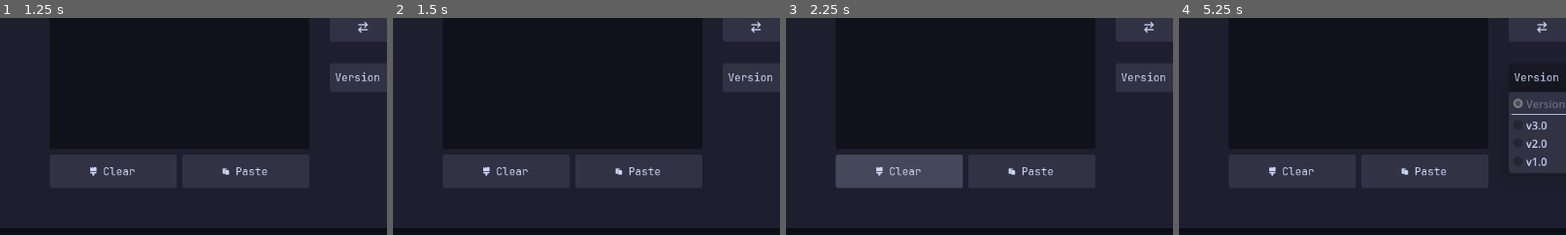
Above: before the commit, frames 1-4 (left to right).
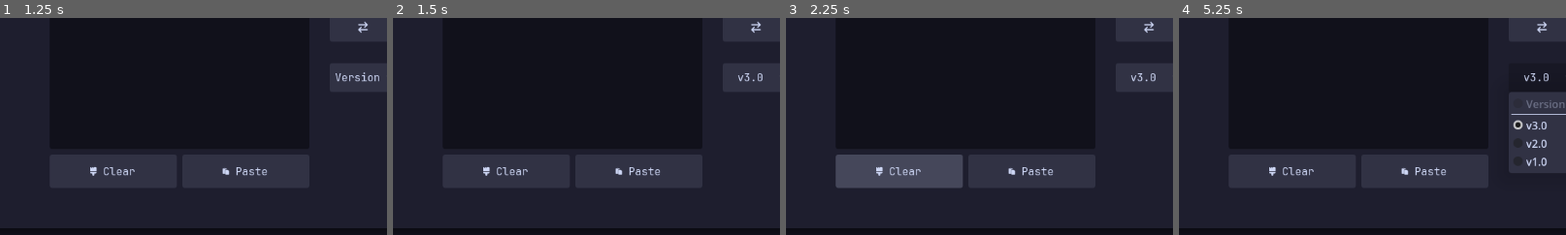
Above: after the commit, the same moments.

Repository: LaChaussetteGauche/UniCypherCode
Game: Godot game, scene res://Desktop/Scenes/control_desktop.tscn
Two runs of this game, one before a commit and one after it. Both use one fixed random seed, a clock stepped at 60 frames per second and the inputs below.
Inputs (mouse positions are % of the whole screen's width and height, from its top left):
- Up to frame 1 (1.25 s): click (26, 48) at 0.52 s; type "Alex" at 0.6 s; click (50, 41) at 0.75 s; type "12" at 0.83 s
- Up to frame 2 (1.5 s): click "" at 1.25 s
- Up to frame 3 (2.25 s): click " Clear" at 2 s
- Up to frame 4 (5.25 s): click (26, 48) at 2.77 s; type "Alex" at 2.85 s; click " Paste" at 3.5 s; click "Offset" at 4.25 s; click "Version" (after the commit: "v3.0") at 5 s
The pictures show only the part of the screen within x 3-53%, y 50-100%; the shares and areas given below are measured in that part.

Frame 1 is identical in both runs. In frame 2, 0.2% of the frame differs, in the area x 86-98%, y 25-30%; in frame 3, 0.2%; in frame 4, 0.4%, in the area x 86-98%, y 25-52%.

Commit message:
Bug fixes

Diff:
--- a/Desktop/Scripts/control_desktop.gd
+++ b/Desktop/Scripts/control_desktop.gd
@@ -29,15 +29,19 @@
 			set_background_color(Color.hex(0x11111bff))
 
 # Alterne entre encode et decode et passe l'output de l'un dans l'input de l'autre
-func switch(value: String) -> void:
+func switch(value: String, version: int = 0) -> void:
 	if encode.visible:
 		decode.show()
 		decode.text_edit.release_focus()
+		if version > 0:
+			decode.set_version(version)
 		if value != "":
 			decode.set_value(value)
 	else:
 		encode.show()
 		encode.text_edit.release_focus()
+		if version > 0:
+			encode.set_version(version)
 		if value != "":
 			encode.set_value(value)
 
--- a/Desktop/Scripts/decode_desktop.gd
+++ b/Desktop/Scripts/decode_desktop.gd
@@ -1,8 +1,9 @@
 extends Control
 class_name Decode
 
+@onready var text_edit: TextEdit = $MarginContainer/HBoxContainer/VBoxContainer/TextEdit
 @onready var offset_button: Button = $MarginContainer/HBoxContainer/VBoxContainer3/OffsetButton
-@onready var text_edit: TextEdit = $MarginContainer/HBoxContainer/VBoxContainer/TextEdit
+@onready var option_button: OptionButton = $MarginContainer/HBoxContainer/VBoxContainer3/OptionButton
 @onready var label: Label = $MarginContainer/HBoxContainer/VBoxContainer2/ScrollContainer/Label
 
 var has_error := false
@@ -35,6 +36,23 @@
 	text_edit.text = value
 	_on_text_edit_text_changed()
 
+# Actualise la version demandée
+func set_version(ver: int) -> void:
+	match ver:
+		3:
+			version = 3
+			option_button.select(2)
+		2:
+			version = 2
+			option_button.select(3)
+		1:
+			version = 1
+			option_button.select(4)
+		_:
+			return
+
+	_on_text_edit_text_changed()
+
 # Signale une erreur
 func error() -> void:
 	has_error = true
@@ -104,6 +122,8 @@
 		var chr := ""
 		recursiveness = int(value[i])
 		if recursiveness == 0:
+			if i + 1 >= len(value):
+				return "ERROR"
 			chr = String.chr(int(value[i + 1]) - offset)
 			i += 2
 		else:
@@ -206,7 +226,7 @@
 	if has_error:
 		owner.switch("")
 	else:
-		owner.switch(label.text)
+		owner.switch(label.text, version)
 
 # Colle le presse-papier dans TextEdit
 func _on_paste_button_pressed() -> void:
@@ -219,16 +239,12 @@
 	_on_text_edit_text_changed()
 
 
-# Définit la version de décodage et réactualise
+# Mets à jour la version utilisée
 func _on_option_button_item_selected(index: int) -> void:
 	match index:
-		0:
-			version = 3
 		2:
-			version = 3
+			set_version(3)
 		3:
-			version = 2
+			set_version(2)
 		4:
-			version = 1
-
-	_on_text_edit_text_changed()
+			set_version(1)
--- a/Desktop/Scripts/encode_desktop.gd
+++ b/Desktop/Scripts/encode_desktop.gd
@@ -3,6 +3,7 @@
 
 @onready var text_edit: TextEdit = $MarginContainer/HBoxContainer/VBoxContainer/TextEdit
 @onready var line_edit: LineEdit = $MarginContainer/HBoxContainer/VBoxContainer3/LineEdit
+@onready var option_button: OptionButton = $MarginContainer/HBoxContainer/VBoxContainer3/OptionButton
 @onready var label: Label = $MarginContainer/HBoxContainer/VBoxContainer2/ScrollContainer/Label
 
 var has_error := false
@@ -32,6 +33,31 @@
 # Change la valeur de TextEdit et réencode
 func set_value(value: String) -> void:
 	text_edit.text = value
+	_on_text_edit_text_changed()
+
+# Actualise la version demandée et change les options visuelles selon le support
+# de chaque version
+func set_version(ver: int) -> void:
+	match ver:
+		3:
+			version = 3
+			line_edit.editable = true
+			line_edit.max_length = 18
+			line_edit.text = ""
+			option_button.select(2)
+		2:
+			version = 2
+			line_edit.editable = true
+			line_edit.max_length = 1
+			line_edit.text = ""
+			option_button.select(3)
+		1:
+			version = 1
+			line_edit.editable = false
+			line_edit.text = ""
+			option_button.select(4)
+		_:
+			return
 	_on_text_edit_text_changed()
 
 # Signale une erreur
@@ -121,7 +147,10 @@
 
 # Passe la fonction switch à Control
 func _on_switch_button_pressed() -> void:
-	owner.switch(label.text)
+	if has_error:
+		owner.switch("")
+	else:
+		owner.switch(label.text, version)
 
 # Colle le presse-papier dans TextEdit
 func _on_paste_button_pressed() -> void:
@@ -141,17 +170,8 @@
 func _on_option_button_item_selected(index: int) -> void:
 	match index:
 		2:
-			version = 3
-			line_edit.editable = true
-			line_edit.max_length = 18
-			line_edit.text = ""
+			set_version(3)
 		3:
-			version = 2
-			line_edit.editable = true
-			line_edit.max_length = 1
-			line_edit.text = ""
+			set_version(2)
 		4:
-			version = 1
-			line_edit.editable = false
-			line_edit.text = ""
-	_on_text_edit_text_changed()
+			set_version(1)
--- a/Desktop/theme.tres
+++ b/Desktop/theme.tres
@@ -3,6 +3,8 @@
 [ext_resource type="FontFile" uid="uid://ce3udj4wrvttl" path="res://JetBrainsMonoNerdFontMono-Regular.ttf" id="1_krggq"]
 
 [sub_resource type="StyleBoxFlat" id="StyleBoxFlat_krggq"]
+content_margin_left = 6.0
+content_margin_right = 6.0
 bg_color = Color(0.27058825, 0.2784314, 0.3529412, 1)
 corner_radius_top_left = 4
 corner_radius_top_right = 4
@@ -10,6 +12,8 @@
 corner_radius_bottom_left = 4
 
 [sub_resource type="StyleBoxFlat" id="StyleBoxFlat_8gbnl"]
+content_margin_left = 6.0
+content_margin_right = 6.0
 bg_color = Color(0.19215687, 0.19607843, 0.26666668, 1)
 corner_radius_top_left = 4
 corner_radius_top_right = 4
@@ -17,6 +21,8 @@
 corner_radius_bottom_left = 4
 
 [sub_resource type="StyleBoxFlat" id="StyleBoxFlat_8rdbp"]
+content_margin_left = 6.0
+content_margin_right = 6.0
 bg_color = Color(0.09411765, 0.09411765, 0.14509805, 1)
 corner_radius_top_left = 4
 corner_radius_top_right = 4
